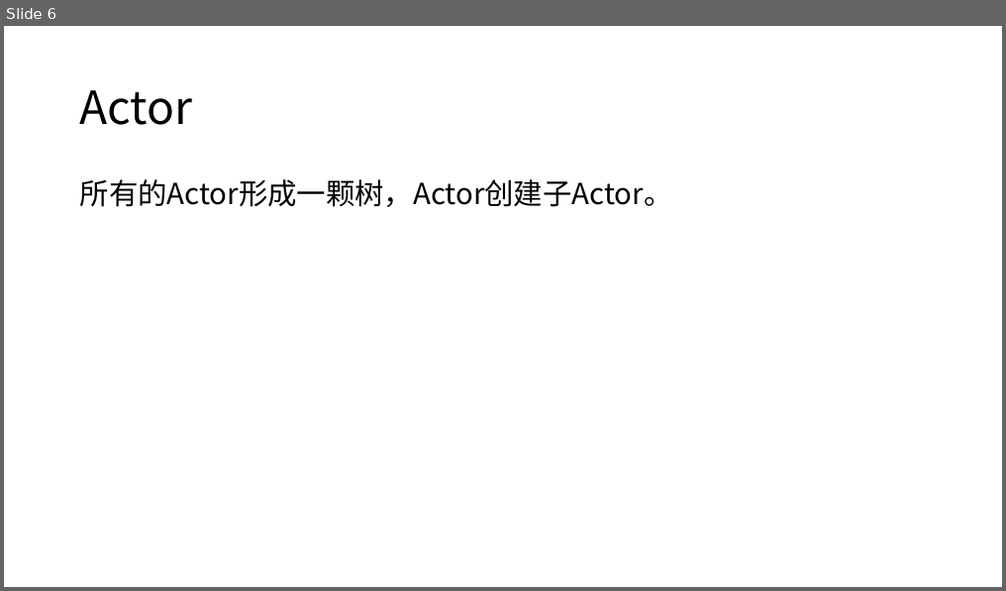
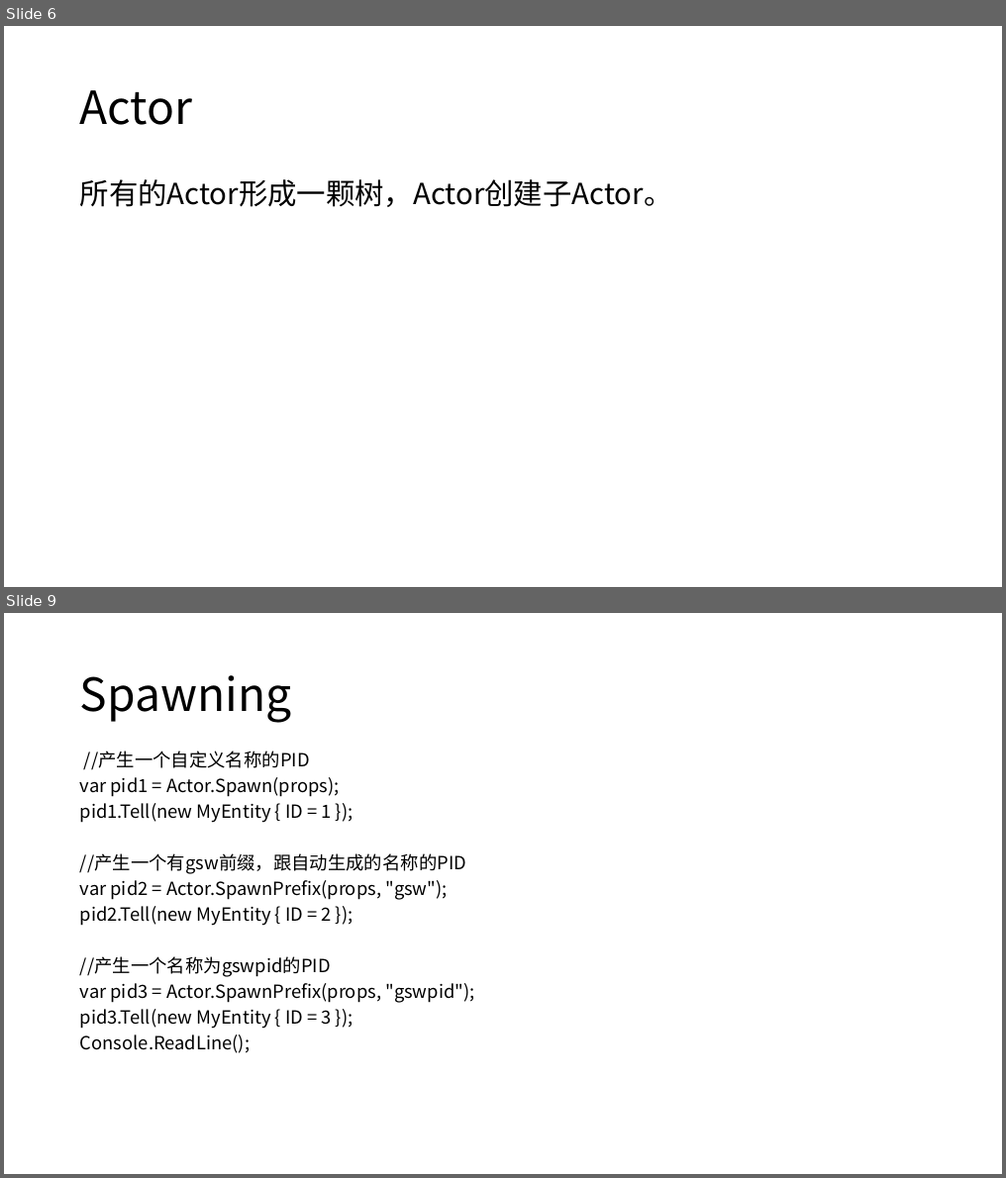
Before and after one commit to axzxs2001/ProtoActorSample, a slide deck: ProtoActorSample/Proto.Actor.pptx. Shown one above the other, each under a label of ours: slide 6 before the commit, slides 6 and 9 after it; the slides between them are not shown. The pictures are 1006x591 and 1006x1178 pixels, drawn with LibreOffice and Linux fonts; fonts in the diff are those of the drawing. Boxes give left, top, right and bottom in pixels: in the first picture for what was removed or moved away, otherwise in the second. Text is boxed around its words. In the diff, an @@ line names an element or a change of style, - is before the commit and + after.

```diff
--- a/ProtoActorSample/Proto.Actor.pptx
+++ b/ProtoActorSample/Proto.Actor.pptx
@@ slide 9 added at box(4, 613, 1002, 1174), background #FFFFFF @@
@@ title added at box(80, 675, 292, 723), 44 pt, text #000000 @@
+Spawning
@@ text added at box(80, 751, 474, 1054), 17.5 pt, text #000000 @@
+//产生一个自定义名称的PID
+var pid1 = Actor.Spawn(props);
+pid1.Tell(new MyEntity { ID = 1 });
+//产生一个有gsw前缀，跟自动生成的名称的PID
+var pid2 = Actor.SpawnPrefix(props, "gsw");
+pid2.Tell(new MyEntity { ID = 2 });
+//产生一个名称为gswpid的PID
+var pid3 = Actor.SpawnPrefix(props, "gswpid");
+pid3.Tell(new MyEntity { ID = 3 });
+Console.ReadLine();
```
Also in this commit, not shown: 3 other slides added, 3 other files.
